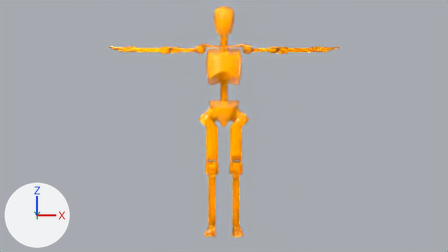
Before and after pictures for a commit that changed the Blender file main.blend.
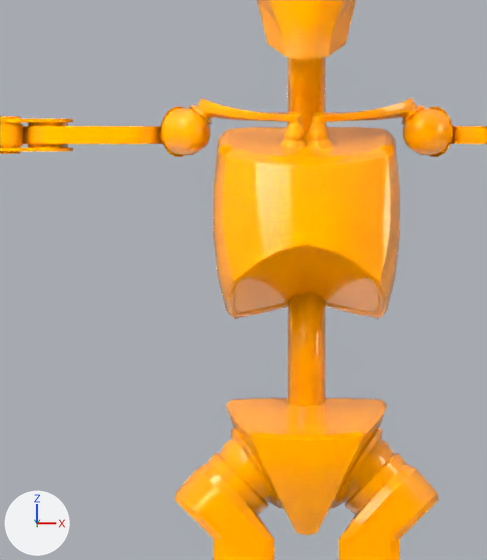
Each version appears first from the file's camera 'Camera', and next in a close-up on the part from 37% to 58% of the width and 10% to 52% of the height. Lighting does not change. The marker at lower left points along +X, +Y and +Z.

Names of what the first close-up shows: 'free3dmodel.001'.
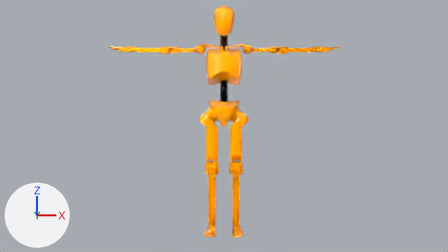
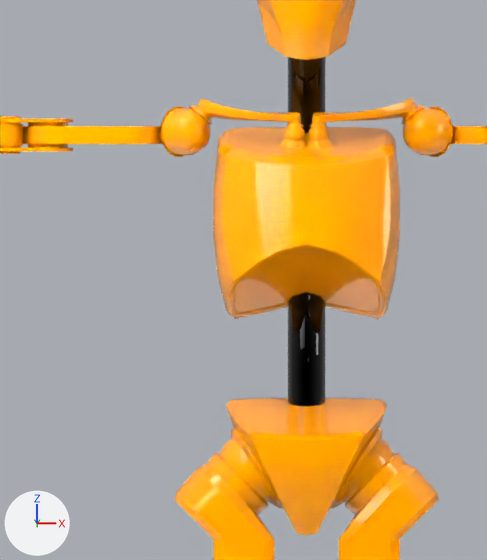
Commit message: use black material for the spine

The change, as a list of edits to the scene's bpy script:
```text
Add mat_material_005:
    mat_material_005 = bpy.data.materials.new('Material.005')
    # nodes: BsdfAnisotropic, BsdfDiffuse, LayerWeight, MixShader, OutputMaterial
    # colours: black #000000
Change me_free3dmodel_001:
    where me_free3dmodel_001.from_pydata(...)  # 5657 vertices, 6880 faces; spans x -3.0..3.0, y -0.68..0.42, z -3.51..2.51
    used by ob_free3dmodel_001; location = (0.0, 0.089, 3.514)
    me_free3dmodel_001 part 1: 156 of the faces centred in x -0.09..0.09, y -0.06..0.4, z 0.03..1.9 switch from mat_material_001 to mat_material_005
```

Changed parts and their boxes (x1, y1, x2, y2) in the close-ups (487 x 560 px):
part 1 of me_free3dmodel_001, recoloured: (288, 57, 326, 406) in both
